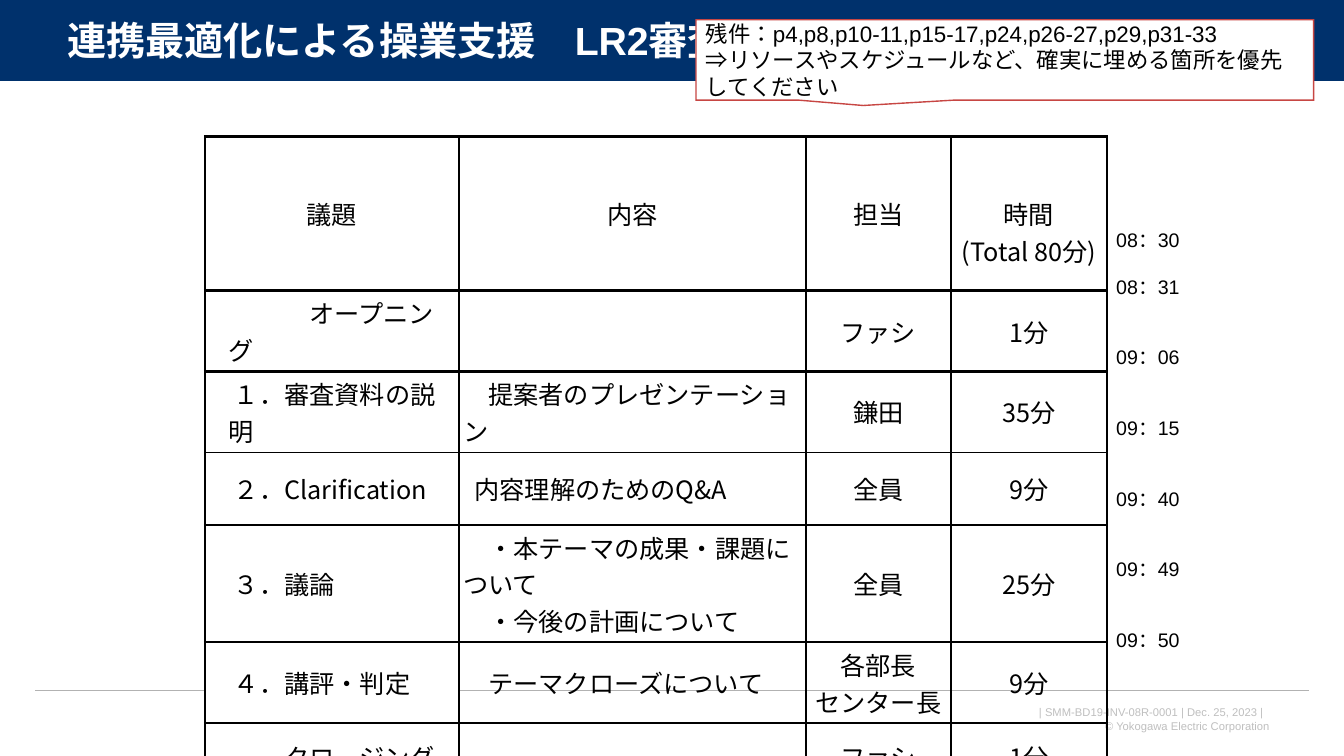
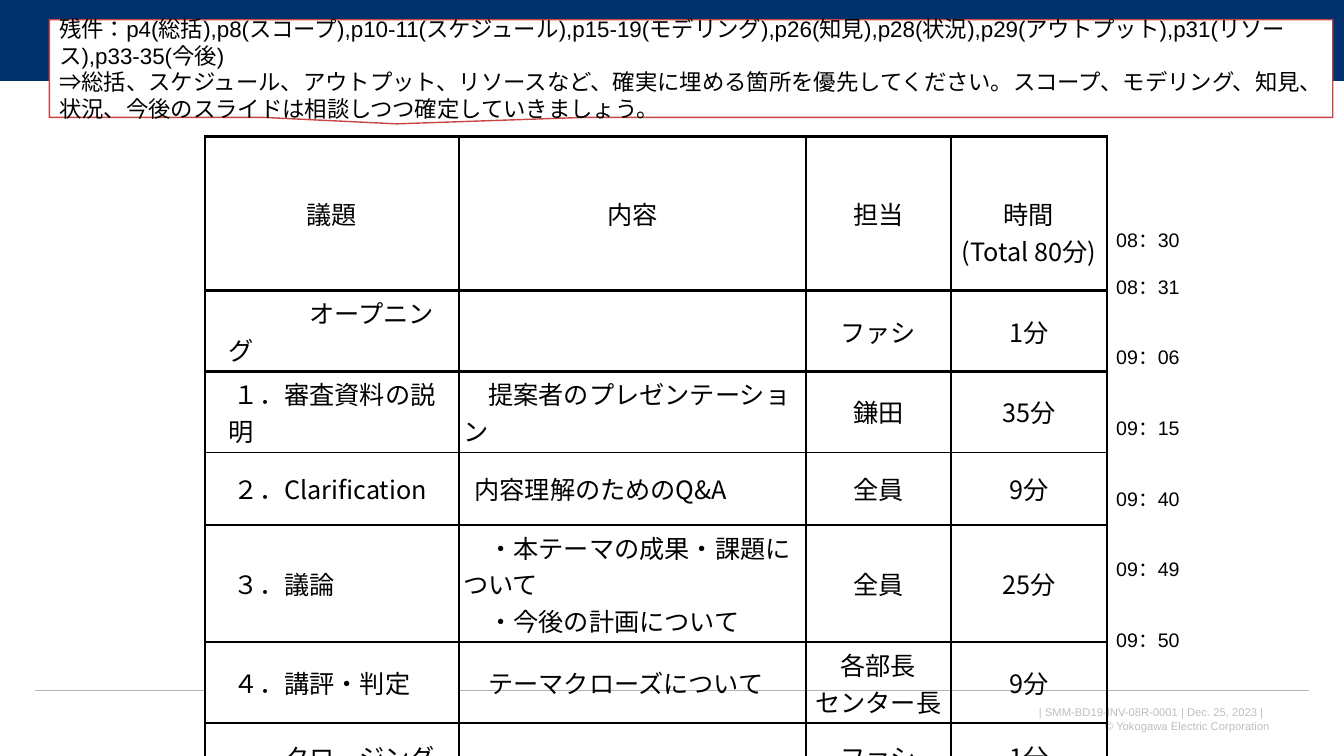
Before and after one commit to watarukumagai-git/opt, a slide deck: slide 1 of SoS/20231211_連携最適_LR2資料_kuma.pptx. Drawn at 1344x756 pixels with LibreOffice and Linux fonts; fonts in the diff are those of the drawing; background and template pictures are left out. Boxes give left, top, right and bottom in pixels: in the first picture for what was removed or moved away, otherwise in the second. Text is boxed around its words. In the diff, an @@ line names an element or a change of style, - is before the commit and + after.

```diff
--- a/SoS/20231211_連携最適_LR2資料_kuma.pptx
+++ b/SoS/20231211_連携最適_LR2資料_kuma.pptx
@@ speech box "残件：p4(総括),p8(スコープ),p10-11(スケジュール),p15-19(モデリング),p26(知見),p28( ...": place and size @@
-speech box "残件：p4(総括),p8(スコープ),p10-11(スケジュール),p15-19(モデリング),p26(知見),p28( ..." at box(697, 20, 1315, 101)
+speech box "残件：p4(総括),p8(スコープ),p10-11(スケジュール),p15-19(モデリング),p26(知見),p28( ..." at box(49, 20, 1333, 118)
@@ text in speech box at box(59, 14, 1322, 123): text changed @@
-残件：p4,p8,p10-11,p15-17,p24,p26-27,p29,p31-33
-⇒リソースやスケジュールなど、確実に埋める箇所を優先してください
+残件：p4(総括),p8(スコープ),p10-11(スケジュール),p15-19(モデリング),p26(知見),p28(状況),p29(アウトプット),p31(リソース),p33-35(今後)
+⇒総括、スケジュール、アウトプット、リソースなど、確実に埋める箇所を優先してください。スコープ、モデリング、知見、状況、今後のスライドは相談しつつ確定していきましょう。
```
Also in this commit, not shown: 15 other slides changed, 2 slides added.
